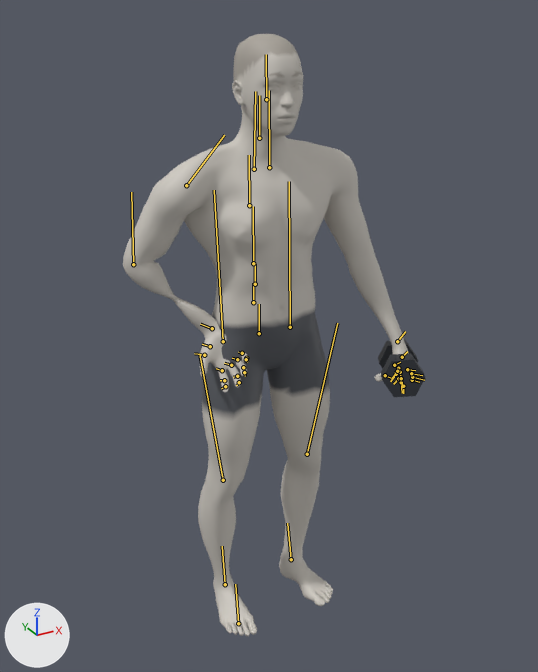
Two versions of the glTF model exports/single-arm-dumbbell-lateral-raise.glb, one commit apart.
The view is the same before and after, from a 50 mm lens placed at (-0.95, -1.798, 1.854), pointed at (0.005, -0.062, 0.986). The lights are fixed; the arrows at lower left show +X, +Y and +Z. The older version comes first. Both versions are drawn at frame 107 of the action 'single-arm-dumbbell-lateral-raise_left'; the numbers are the values there. The bones that change, and the others that lie on the model, are drawn over the model as lines.
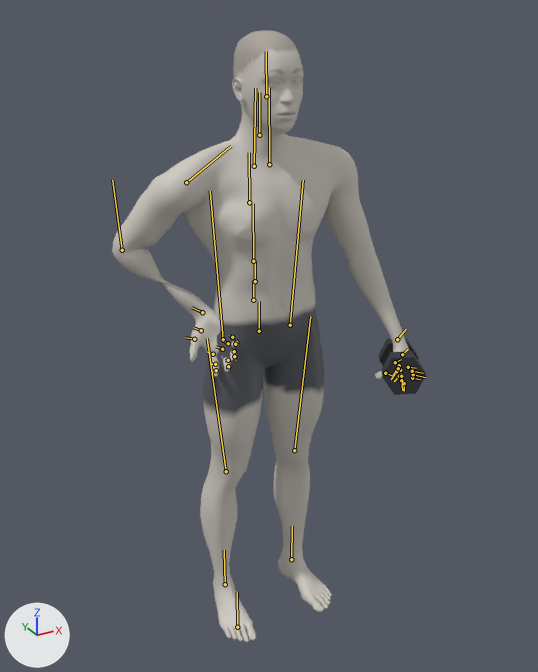
ob_dbr_left is not drawn itself; it is the parent of ob_mesh_1, ob_mesh_2, ob_mesh_3.

Scene script edits in JSON lines:
```json
{"block": "bone_pelvis", "where": "bone_pelvis = bpy.data.objects['Body'].pose.bones['pelvis']  # child of 'Root'"}
{"op": "set", "path": "bone_pelvis.location", "old": "(0.008, -0.002, 0.0)", "new": "(0.008, 0.005, 0.0)"}
{"block": "bone_upperarm_r", "where": "bone_upperarm_r = bpy.data.objects['Body'].pose.bones['upperarm_r']  # child of 'clavicle_r'"}
{"op": "set", "path": "bone_upperarm_r.rotation_quaternion", "old": "(0.815, 0.19, 0.354, -0.416)", "new": "(0.8, 0.178, 0.305, -0.485)", "note": "degrees (1, 47, -53) -> degrees (-1, 41, -63)"}
{"block": "bone_lowerarm_r", "where": "bone_lowerarm_r = bpy.data.objects['Body'].pose.bones['lowerarm_r']  # child of 'upperarm_r'"}
{"op": "set", "path": "bone_lowerarm_r.rotation_quaternion", "old": "(0.941, -0.123, 0.269, 0.162)", "new": "(0.91, -0.131, 0.316, 0.233)", "note": "degrees (-10, 33, 17) -> degrees (-7, 40, 26)"}
{"block": "bone_thigh_l", "where": "bone_thigh_l = bpy.data.objects['Body'].pose.bones['thigh_l']  # child of 'pelvis'"}
{"op": "set", "path": "bone_thigh_l.rotation_quaternion", "old": "(0.997, -0.007, 0.067, 0.027)", "new": "(0.997, -0.034, 0.069, -0.014)", "note": "degrees (-1, 8, 3) -> degrees (-4, 8, -2)"}
{"block": "bone_calf_l", "where": "bone_calf_l = bpy.data.objects['Body'].pose.bones['calf_l']  # child of 'thigh_l'"}
{"op": "set", "path": "bone_calf_l.rotation_quaternion", "old": "(0.995, -0.066, 0.011, -0.074)", "new": "(1.0, -0.017, 0.002, 0.009)", "note": "degrees (-8, 1, -9) -> degrees (-2, 0, 1)"}
{"block": "bone_foot_l", "where": "bone_foot_l = bpy.data.objects['Body'].pose.bones['foot_l']  # child of 'calf_l'"}
{"op": "set", "path": "bone_foot_l.rotation_quaternion", "old": "(0.988, 0.076, -0.028, 0.128)", "new": "(0.999, 0.051, -0.017, 0.006)", "note": "degrees (8, -4, 14) -> degrees (6, -2, 1)"}
{"block": "bone_thigh_r", "where": "bone_thigh_r = bpy.data.objects['Body'].pose.bones['thigh_r']  # child of 'pelvis'"}
{"op": "set", "path": "bone_thigh_r.rotation_quaternion", "old": "(0.997, 0.007, -0.067, 0.027)", "new": "(0.997, 0.034, -0.069, -0.014)", "note": "degrees (1, -8, 3) -> degrees (4, -8, -2)"}
{"block": "bone_calf_r", "where": "bone_calf_r = bpy.data.objects['Body'].pose.bones['calf_r']  # child of 'thigh_r'"}
{"op": "set", "path": "bone_calf_r.rotation_quaternion", "old": "(0.995, 0.066, -0.011, -0.074)", "new": "(1.0, 0.017, -0.002, 0.009)", "note": "degrees (8, -1, -9) -> degrees (2, 0, 1)"}
{"block": "bone_foot_r", "where": "bone_foot_r = bpy.data.objects['Body'].pose.bones['foot_r']  # child of 'calf_r'"}
{"op": "set", "path": "bone_foot_r.rotation_quaternion", "old": "(0.988, -0.076, 0.028, 0.128)", "new": "(0.999, -0.051, 0.017, 0.006)", "note": "degrees (-8, 4, 14) -> degrees (-6, 2, 1)"}
```

Location of each change, [x1, y1, x2, y2] in pixels of the pictures (538 x 672 px):
```json
{"object": "Mesh_0", "change": "posed", "before": [123, 34, 409, 636], "after": [112, 30, 409, 643]}
{"object": "Mesh_2", "change": "posed", "before": [381, 353, 425, 397], "after": [381, 351, 426, 395]}
{"object": "Mesh_3", "change": "posed", "before": [378, 340, 418, 368], "after": [379, 337, 419, 366]}
{"bone": "pelvis", "before": "(259, 333) to (259, 304)", "after": "(259, 331) to (259, 301)"}
{"bone": "upperarm_r", "before": "(186, 185) to (224, 135)", "after": "(186, 182) to (231, 146)"}
{"bone": "lowerarm_r", "before": "(133, 264) to (131, 192)", "after": "(122, 250) to (112, 180)"}
{"bone": "thigh_l", "before": "(290, 327) to (289, 181)", "after": "(290, 325) to (303, 180)"}
{"bone": "calf_l", "before": "(307, 454) to (337, 323)", "after": "(294, 450) to (310, 316)"}
{"bone": "foot_l", "before": "(291, 559) to (287, 523)", "after": "(291, 559) to (292, 526)"}
{"bone": "thigh_r", "before": "(223, 341) to (214, 190)", "after": "(223, 339) to (210, 191)"}
{"bone": "calf_r", "before": "(223, 480) to (199, 353)", "after": "(226, 471) to (207, 338)"}
{"bone": "foot_r", "before": "(225, 584) to (222, 546)", "after": "(225, 584) to (224, 550)"}
```
